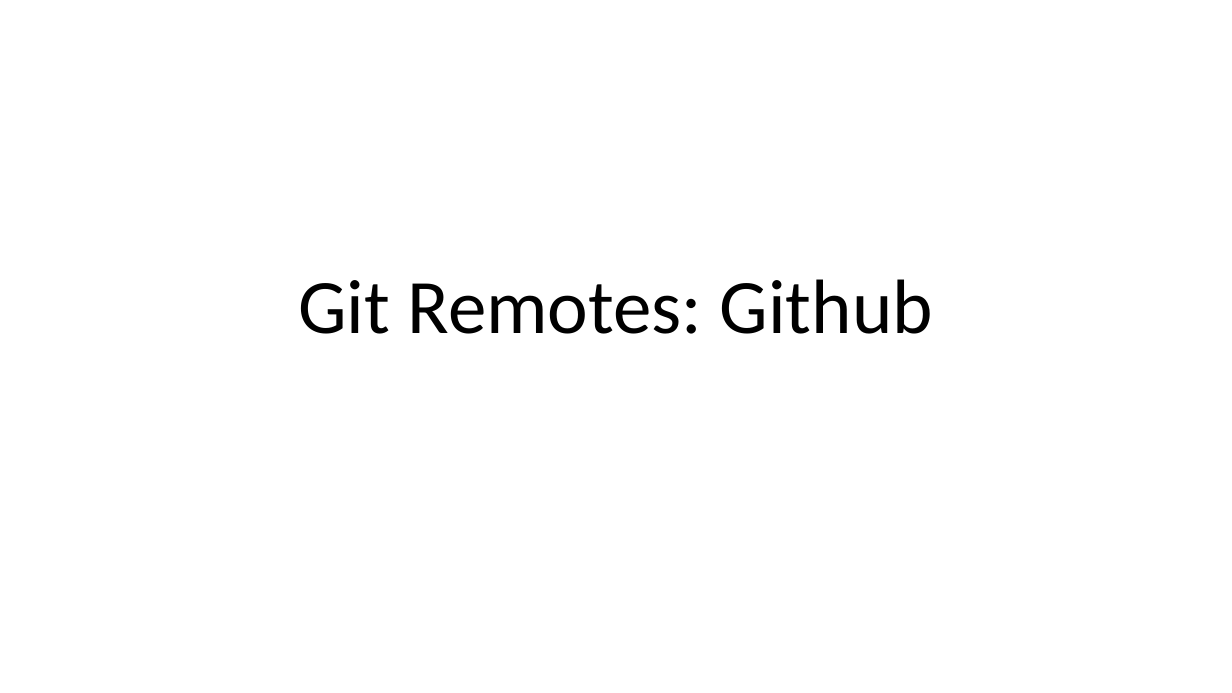
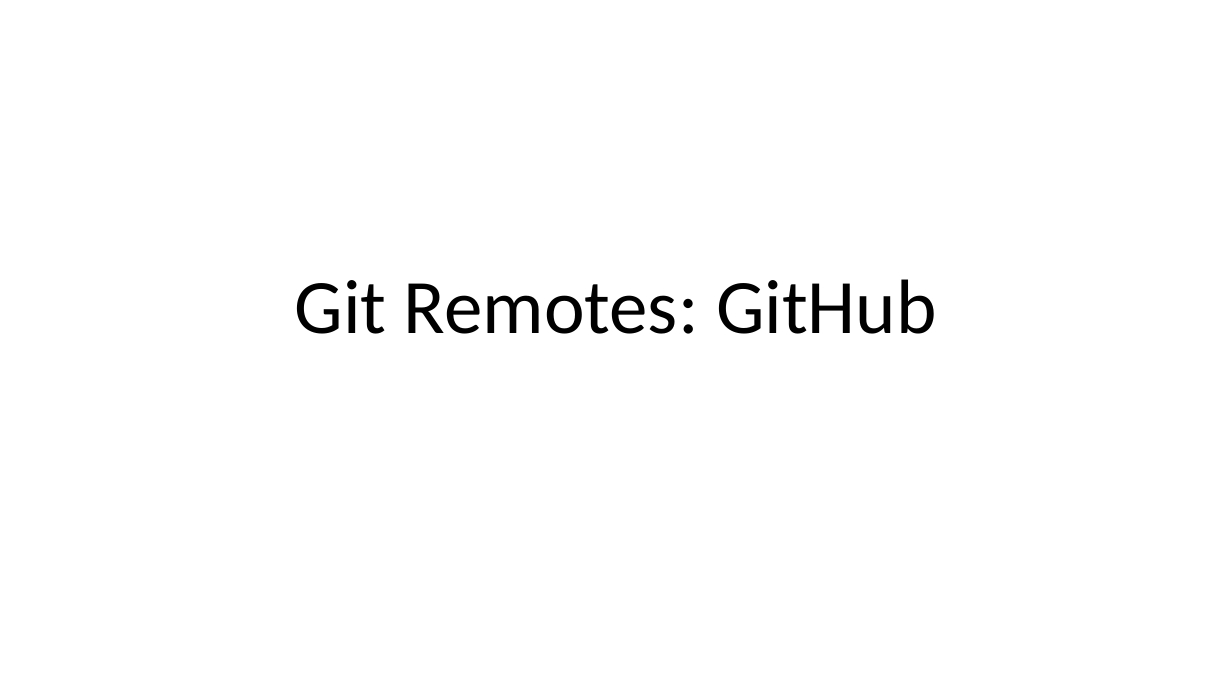
Before and after one commit to leilaicruz/Git4TUmembers_lesson, a slide deck: slide 1 of Git-remotes-intro-lesson(day 2).pptx. Drawn at 1232x693 pixels with LibreOffice and Linux fonts; fonts in the diff are those of the drawing. Boxes give left, top, right and bottom in pixels: in the first picture for what was removed or moved away, otherwise in the second. Text is boxed around its words. In the diff, an @@ line names an element or a change of style, - is before the commit and + after.

```diff
--- a/Git-remotes-intro-lesson(day 2).pptx
+++ b/Git-remotes-intro-lesson(day 2).pptx
@@ title at (295, 279, 937, 334): text changed @@
-Git Remotes: Github
+Git Remotes: GitHub
```
Also in this commit, not shown: 37 other files.
